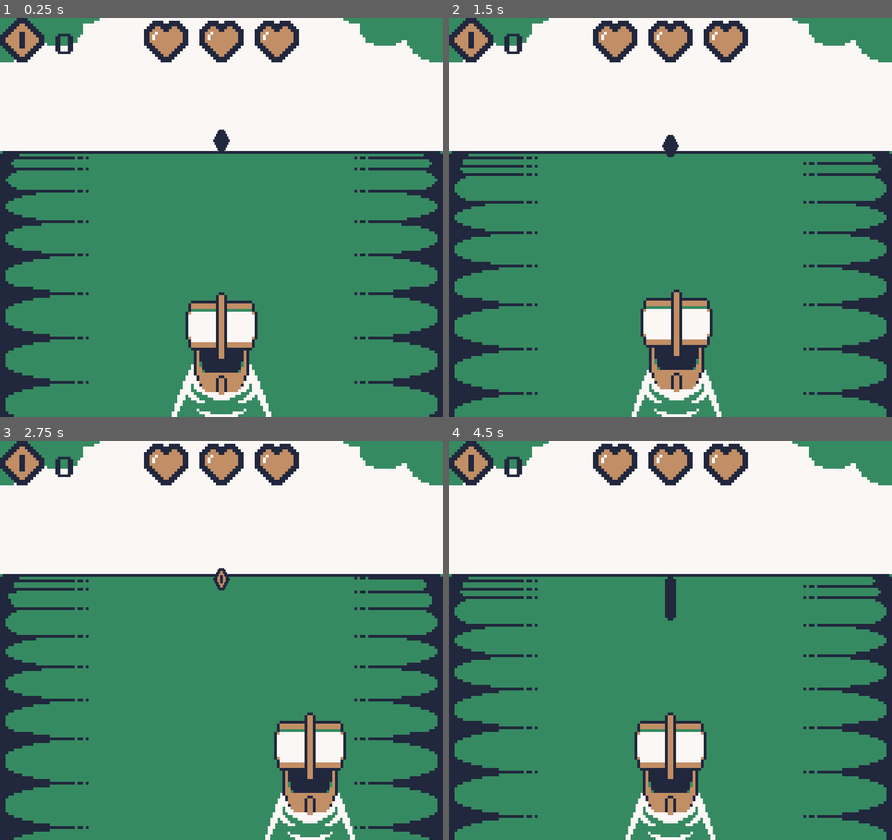
Above: before the commit, frames 1-4 (two rows, left to right).
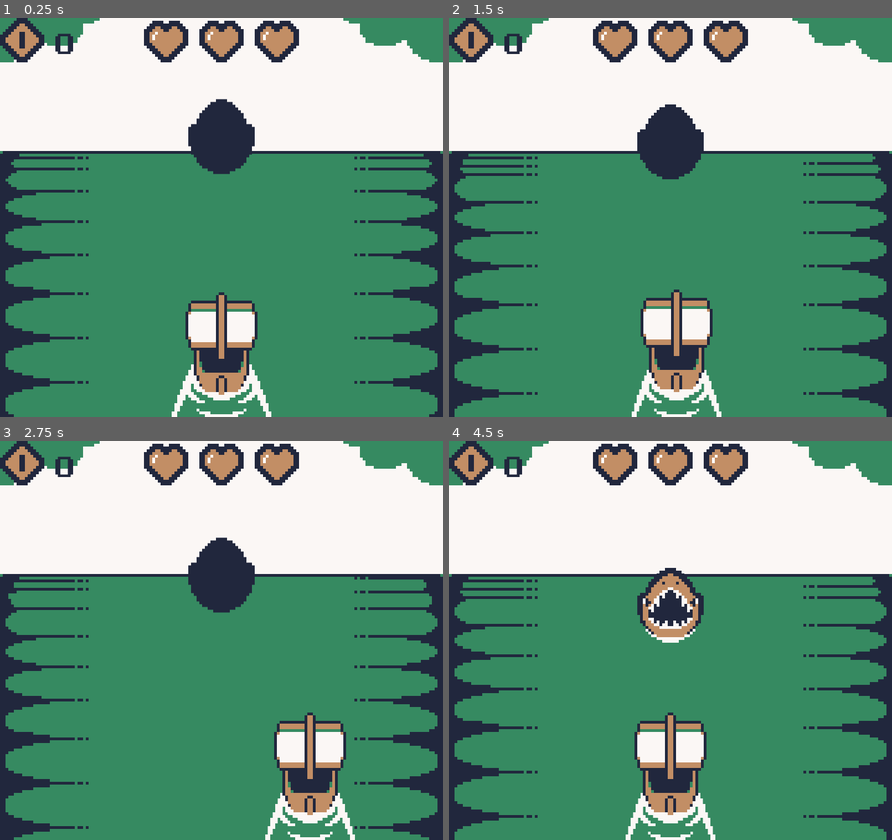
Above: after the commit, the same moments.

Repository: dr4ghs/GBJAM14
Game: Godot game, scene res://Scenes/play_scene.tscn
The game is run twice, just before and just after one commit, with the same random seed, the same clock (stepped at 60 frames per second) and the same inputs. This scene is started directly instead of the project's main scene.
Inputs:
- Up to frame 1 (0.25 s): no input
- Up to frame 2 (1.5 s): hold Right (steer_right) 0.53-1.28 s; hold Left (steer_left) from 1.28 s (still down)
- Up to frame 3 (2.75 s): release Left (steer_left) at 2.03 s; hold Right (steer_right) from 2.03 s (still down)
- Up to frame 4 (4.5 s): release Right (steer_right) at 3.53 s; hold Left (steer_left) from 3.53 s (still down)

The runs differ from the first frame. In frame 1, 1.9% of the frame differs, in the area x 42-58%, y 20-40%; in frame 2, 1.8%; in frame 3, 1.9%, in the area x 42-58%, y 24-44%; in frame 4, 1.9%.

Commit message:
Created base entities

Diff:
--- /dev/null
+++ b/Assets/Animations/entity_anims.tres
@@ -0,0 +1,22 @@
+[gd_resource type="AnimationLibrary" format=3 uid="uid://pfu4k7ss0qye"]
+
+[sub_resource type="Animation" id="Animation_g6my2"]
+length = 0.8
+loop_mode = 1
+tracks/0/type = "value"
+tracks/0/imported = false
+tracks/0/enabled = true
+tracks/0/path = NodePath("Graphics:region_rect:position:x")
+tracks/0/interp = 1
+tracks/0/loop_wrap = true
+tracks/0/keys = {
+"times": PackedFloat32Array(0, 0.2, 0.4, 0.6),
+"transitions": PackedFloat32Array(1, 1, 1, 1),
+"update": 1,
+"values": [0.0, 16.0, 32.0, 16.0]
+}
+
+[resource]
+_data = {
+&"coin": SubResource("Animation_g6my2")
+}
--- /dev/null
+++ b/Assets/Resources/coin_entity.tres
@@ -0,0 +1,17 @@
+[gd_resource type="Resource" script_class="EntityResource" format=3 uid="uid://csijcc10nc2mj"]
+
+[ext_resource type="Script" uid="uid://bbjwpf1qcdh7b" path="res://Scripts/Resources/entity_res.gd" id="1_dgmu1"]
+[ext_resource type="Texture2D" uid="uid://c4t06lg00gjy" path="res://Assets/Sprites/coin.png" id="2_cqye3"]
+
+[sub_resource type="AtlasTexture" id="AtlasTexture_cqye3"]
+atlas = ExtResource("2_cqye3")
+region = Rect2(0, 0, 16, 16)
+
+[resource]
+script = ExtResource("1_dgmu1")
+gold = 1
+width = 1
+texture = SubResource("AtlasTexture_cqye3")
+atlas_size = Vector2(16, 16)
+anim_name = &"entity_anims/coin"
+metadata/_custom_type_script = "uid://bbjwpf1qcdh7b"
--- /dev/null
+++ b/Assets/Resources/kraken_entity.tres
@@ -0,0 +1,10 @@
+[gd_resource type="Resource" script_class="EntityResource" format=3 uid="uid://ylirfns7ubf4"]
+
+[ext_resource type="Script" uid="uid://bbjwpf1qcdh7b" path="res://Scripts/Resources/entity_res.gd" id="1_jw8l7"]
+[ext_resource type="Texture2D" uid="uid://d1ucmwkm6y4b5" path="res://Assets/Sprites/kraken.png" id="2_3vaug"]
+
+[resource]
+script = ExtResource("1_jw8l7")
+damage = 1
+texture = ExtResource("2_3vaug")
+metadata/_custom_type_script = "uid://bbjwpf1qcdh7b"
--- /dev/null
+++ b/Assets/Resources/shark_entity.tres
@@ -0,0 +1,10 @@
+[gd_resource type="Resource" script_class="EntityResource" format=3 uid="uid://qulyym73n8fl"]
+
+[ext_resource type="Script" uid="uid://bbjwpf1qcdh7b" path="res://Scripts/Resources/entity_res.gd" id="1_2fkun"]
+[ext_resource type="Texture2D" uid="uid://c0ikslcwnet3r" path="res://Assets/Sprites/shark.png" id="2_viwrt"]
+
+[resource]
+script = ExtResource("1_2fkun")
+damage = 1
+texture = ExtResource("2_viwrt")
+metadata/_custom_type_script = "uid://bbjwpf1qcdh7b"
--- a/Scenes/Prefabs/coin.tscn
+++ b/Scenes/Prefabs/coin.tscn
@@ -46,7 +46,6 @@
 }
 
 [node name="Coin" type="Area2D" unique_id=1379323098]
-scale = Vector2(0.5, 0.5)
 script = ExtResource("1_wpps8")
 is_gold = true
 _gold = 1
--- /dev/null
+++ b/Scenes/Prefabs/entity.tscn
@@ -0,0 +1,49 @@
+[gd_scene format=3 uid="uid://b2cn7dwr1s7vj"]
+
+[ext_resource type="Script" uid="uid://d4c7iw6xdus3v" path="res://Scripts/entity.gd" id="1_53wb5"]
+[ext_resource type="Texture2D" uid="uid://ck258yie3336b" path="res://Assets/Sprites/clipping_mask.png" id="2_sorwi"]
+[ext_resource type="AnimationLibrary" uid="uid://pfu4k7ss0qye" path="res://Assets/Animations/entity_anims.tres" id="3_4c1g7"]
+
+[sub_resource type="RectangleShape2D" id="RectangleShape2D_45wvb"]
+size = Vector2(16, 16)
+
+[sub_resource type="Animation" id="Animation_b1v8y"]
+length = 0.001
+tracks/0/type = "value"
+tracks/0/imported = false
+tracks/0/enabled = true
+tracks/0/path = NodePath("Graphics:region_rect:position:x")
+tracks/0/interp = 1
+tracks/0/loop_wrap = true
+tracks/0/keys = {
+"times": PackedFloat32Array(0),
+"transitions": PackedFloat32Array(1),
+"update": 1,
+"values": [0.0]
+}
+
+[sub_resource type="AnimationLibrary" id="AnimationLibrary_v5u45"]
+_data = {
+&"RESET": SubResource("Animation_b1v8y")
+}
+
+[node name="Entity" type="Area2D" unique_id=355213405]
+collision_layer = 2
+script = ExtResource("1_53wb5")
+
+[node name="Graphics" type="Sprite2D" parent="." unique_id=1217976356]
+clip_children = 2
+
+[node name="Mask" type="Sprite2D" parent="Graphics" unique_id=1205552088]
+visible = false
+texture = ExtResource("2_sorwi")
+
+[node name="CollisionBox" type="CollisionShape2D" parent="." unique_id=475559142]
+shape = SubResource("RectangleShape2D_45wvb")
+
+[node name="AnimationPlayer" type="AnimationPlayer" parent="." unique_id=1070795933]
+libraries/ = SubResource("AnimationLibrary_v5u45")
+libraries/entity_anims = ExtResource("3_4c1g7")
+autoplay = &"entity_anims/coin"
+
+[connection signal="area_entered" from="." to="." method="_on_area_entered"]
--- a/Scenes/play_scene.tscn
+++ b/Scenes/play_scene.tscn
@@ -9,8 +9,9 @@
 [ext_resource type="PackedScene" uid="uid://dqfu4rshct0w1" path="res://Scenes/Prefabs/player_ship.tscn" id="5_616no"]
 [ext_resource type="Script" uid="uid://i7xq76g5pvbb" path="res://Scripts/UI/health_bar.gd" id="5_ivbpn"]
 [ext_resource type="Texture2D" uid="uid://dsojiqq6ktrwu" path="res://Assets/Sprites/hearts.png" id="6_io55t"]
-[ext_resource type="PackedScene" uid="uid://c6p521cmwxr8i" path="res://Scenes/Prefabs/coin.tscn" id="6_p805a"]
 [ext_resource type="Texture2D" uid="uid://c4t06lg00gjy" path="res://Assets/Sprites/coin.png" id="10_knw1p"]
+[ext_resource type="PackedScene" uid="uid://b2cn7dwr1s7vj" path="res://Scenes/Prefabs/entity.tscn" id="11_knw1p"]
+[ext_resource type="Resource" uid="uid://qulyym73n8fl" path="res://Assets/Resources/shark_entity.tres" id="12_ivbpn"]
 
 [sub_resource type="AtlasTexture" id="AtlasTexture_vklac"]
 atlas = ExtResource("6_io55t")
@@ -156,9 +157,10 @@
 
 [node name="PlayerShip" parent="." unique_id=630683284 instance=ExtResource("5_616no")]
 position = Vector2(80, 136)
+collision_mask = 2
 
-[node name="Coin" parent="." unique_id=1379323098 instance=ExtResource("6_p805a")]
-position = Vector2(80, 48)
-distance = 150.0
+[node name="Entity" parent="." unique_id=355213405 instance=ExtResource("11_knw1p")]
+position = Vector2(80, 40)
+res = ExtResource("12_ivbpn")
 
 [connection signal="gold_taken" from="PlayerShip" to="Canvas Layer/Golds/Layout/Label" method="on_gold_taken"]
--- a/Scripts/Obstacles/obstacle.gd
+++ b/Scripts/Obstacles/obstacle.gd
@@ -26,10 +26,6 @@
 	if position.y > SpawnPoints.obstacle_altitude + 4:
 		mask.visible = false;
 
-	if position.y > SpawnPoints.obstacle_altitude + 8:
-		scale.x = 1;
-		scale.y = 1;
-
 	position.y += speed * (n / 2) * delta;
 
 func damage() -> int:
--- /dev/null
+++ b/Scripts/Resources/entity_res.gd
@@ -0,0 +1,8 @@
+class_name EntityResource
+extends Resource
+
+@export var damage: int;
+@export var gold: int;
+@export var width: int;
+@export var texture: Texture2D;
+@export var anim_name: StringName;
--- /dev/null
+++ b/Scripts/entity.gd
@@ -0,0 +1,67 @@
+class_name Entity
+extends Area2D
+
+@onready var game_state: GameStateManager = %GameState;
+@onready var gfx: Sprite2D = $Graphics;
+@onready var mask: Sprite2D = $Graphics/Mask;
+@onready var collisions: CollisionShape2D = $CollisionBox;
+@onready var anim_player: AnimationPlayer = $AnimationPlayer;
+
+@export var distance: float;
+
+var is_damaging: bool;
+var _damage: int;
+
+var is_gold: bool;
+var _gold: int;
+
+var speed: float;
+
+@export var res: EntityResource;
+
+func _ready() -> void:
+	populate(res, 1)
+
+func populate(resource: EntityResource, dist: int) -> void:
+	is_damaging = resource.damage > 0;
+	_damage = resource.damage;
+
+	is_gold = resource.gold > 0;
+	_gold = resource.gold;
+
+	if resource.texture is AtlasTexture:
+		var atlas: AtlasTexture = resource.texture as AtlasTexture;
+		gfx.texture = atlas.atlas
+		gfx.region_enabled = true;
+		gfx.region_rect = atlas.region;
+	else:
+		gfx.texture = resource.texture;
+
+	anim_player.current_animation = resource.anim_name;
+
+	distance = PlaySceneConstants.calculate_distance(dist);
+
+	mask.visible = true;
+
+func damage() -> int:
+	if is_damaging: return _damage;
+
+	return 0;
+
+func gold() -> int:
+	if is_gold: return _gold;
+
+	return 0;
+
+func _process(delta: float) -> void:
+	speed = (PlaySceneConstants.BASE_SPEED + (game_state.player._gold / 100));
+	var n: float = position.y - SpawnPoints.obstacle_altitude;
+	n -= PlaySceneConstants.MAX_DISTANCE / (PlaySceneConstants.MAX_DISTANCE - distance);
+
+	if position.y > SpawnPoints.obstacle_altitude + 4:
+		mask.visible = false;
+
+	position.y += speed * (n / 2) * delta;
+
+func _on_area_entered(area: Area2D) -> void:
+	if is_gold: self.queue_free();
--- /dev/null
+++ b/Scripts/play_scene_constants.gd
@@ -0,0 +1,8 @@
+extends Node
+
+const BASE_SPEED: float = 1.0;
+const DISTANCE_UNIT: int = 10.0;
+const MAX_DISTANCE: float = 100.0;
+
+func calculate_distance(dist: int) -> float:
+	return MAX_DISTANCE + DISTANCE_UNIT * dist;
--- a/Scripts/ship.gd
+++ b/Scripts/ship.gd
@@ -17,6 +17,6 @@
 	position.x = lerp(position.x, SpawnPoints.lanes[_curr_lane], 0.2);
 	animation_player.speed_scale = 1 + (_gold / 500)
 
-func _on_area_entered(obstacle: Obstacle) -> void:
+func _on_area_entered(obstacle: Entity) -> void:
 	if obstacle.is_damaging: damage_taken.emit(obstacle.damage());
 	if obstacle.is_gold: gold_taken.emit(obstacle.gold());
--- a/project.godot
+++ b/project.godot
@@ -22,6 +22,7 @@
 [autoload]
 
 SpawnPoints="*uid://dwyprtw12b1w"
+PlaySceneConstants="*uid://dayexy1bv0slh"
 
 [display]
 
@@ -47,6 +48,11 @@
 ]
 }
 
+[layer_names]
+
+2d_physics/layer_1="player"
+2d_physics/layer_2="entities"
+
 [rendering]
 
 textures/canvas_textures/default_texture_filter=0
Not shown, added: Scripts/Resources/entity_res.gd.uid
Not shown, added: Scripts/entity.gd.uid
Not shown, added: Scripts/play_scene_constants.gd.uid
